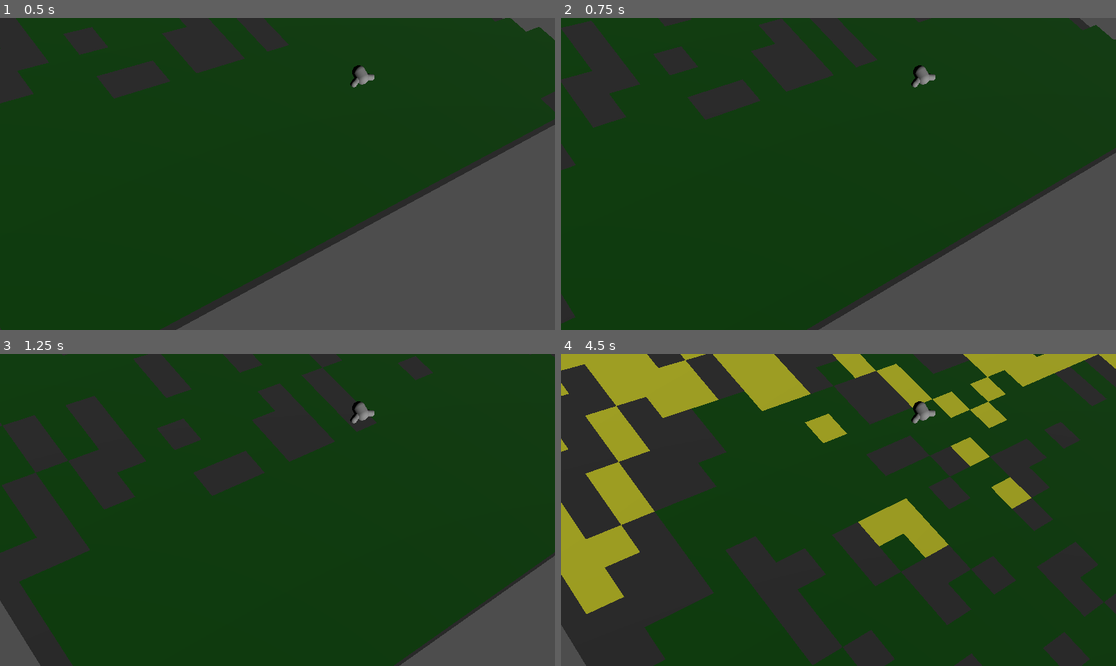
Above: before the commit, frames 1-4 (two rows, left to right).
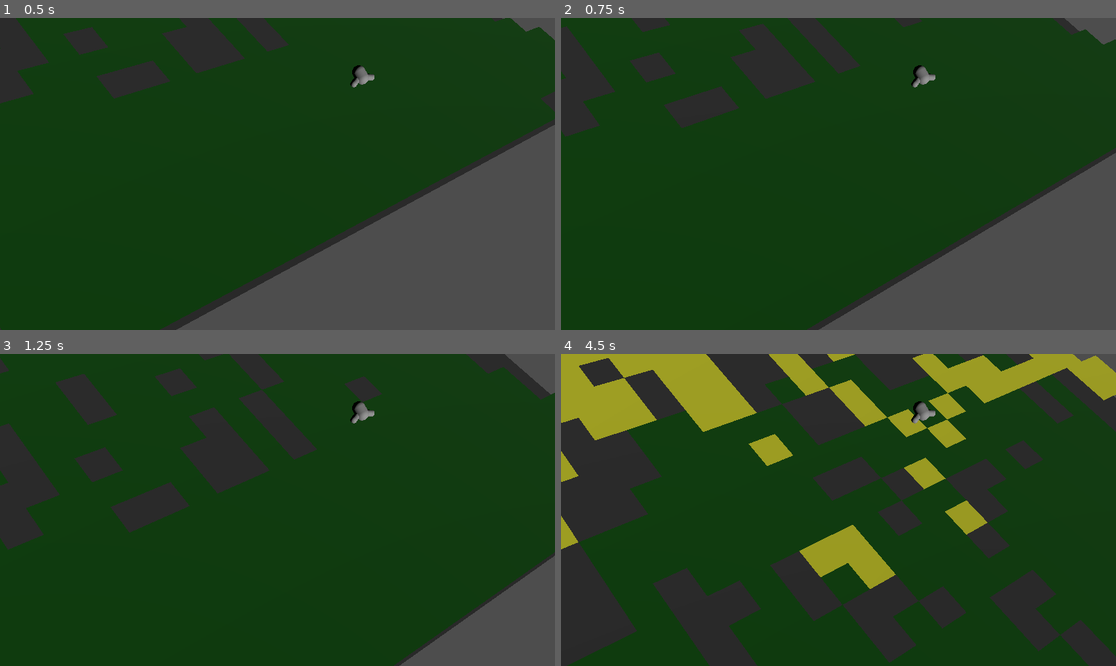
Above: after the commit, the same moments.

Repository: flatweb/gwj90Murat
Game: Godot game, scene res://game.tscn
Same seed, same stepped clock (60 frames per second), same inputs: the game is played once before the commit and once after it.
Inputs:
- Up to frame 1 (0.5 s): no input
- Up to frame 2 (0.75 s): hold Right (droite) from 0.53 s (still down)
- Up to frame 3 (1.25 s): keep holding Right (droite)
- Up to frame 4 (4.5 s): release Right (droite) at 1.28 s; hold Left (gauche) 1.28-2.03 s; hold Right (droite) 2.03-3.53 s; hold Left (gauche) from 3.53 s (still down)

Frame 1 is identical in both runs. In frame 2, 7.7% of the frame differs, in the area x 0-100%, y 0-98%; in frame 3, 16%; in frame 4, 50%, in the area x 0-100%, y 0-100%.

Commit message:
Inversion des déplacements gauche-droite

Diff:
--- a/oiseau.gd
+++ b/oiseau.gd
@@ -25,5 +25,5 @@
 		else:
 			self.rotate_y(-sign(rotation.z)*ROTBACKSPEED*delta)
 
-	var moving : Vector3 = Vector3(change*speedlat*delta,0,-speed*delta)
+	var moving : Vector3 = Vector3(-change*speedlat*delta,0,-speed*delta)
 	move_and_collide(moving)
